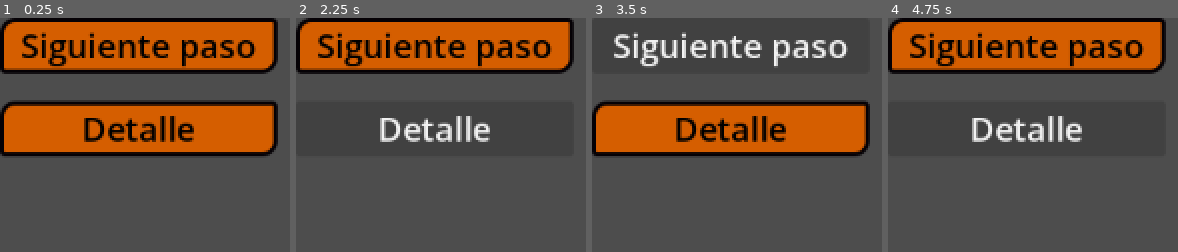
Above: before the commit, frames 1-4 (left to right).
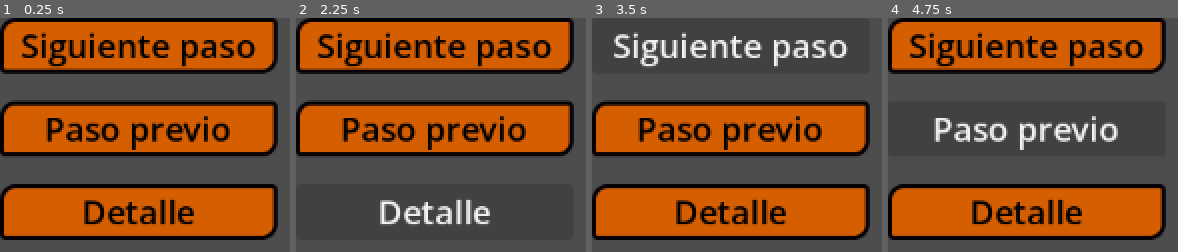
Above: after the commit, the same moments.

Repository: HectorAldao/visualizing_machine_learning
Game: Godot game, scene res://scenes/interface/panel_algorithm_dtree/panel_algorithm_dtree.tscn
Two runs of this game, one before a commit and one after it. Both use one fixed random seed, a clock stepped at 60 frames per second and the inputs below. This scene is started directly instead of the project's main scene.
Inputs (mouse positions are in pixels of both pictures, inside the frame that each line leads up to):
- Up to frame 1 (0.25 s): no input
- Up to frame 2 (2.25 s): click (435, 127) at 0.5 s, where only the run after the commit has a clickable "Paso previo"; click "Siguiente paso" at 1.25 s; click "Detalle" at 2 s
- Up to frame 3 (3.5 s): click "Siguiente paso" at 2.75 s
- Up to frame 4 (4.75 s): click "Detalle" at 3.5 s; click (1027, 127) at 4.25 s, where only the run after the commit has a clickable "Paso previo"

The runs differ from the first frame. In frame 1, 27% of the frame differs, in the area x 0-96%, y 41-95%; in frame 2, 25%; in frame 3, 27%; in frame 4, 27%.

Commit message:
feat: add prev button

Diff:
--- a/godot_project/scenes/controllers/controller_dtree/controller_dtree.gd
+++ b/godot_project/scenes/controllers/controller_dtree/controller_dtree.gd
@@ -129,21 +129,23 @@
 
 func _setup_automatic_mode() -> void:
 
-	print("algomode ")  #debug
 	# Add UI for automatic mode
 	panel_algorithm_dtree = preload(panel_algorithm_dtree_scene).instantiate()
 	view.add_child(panel_algorithm_dtree)
 	panel_algorithm_dtree.set_anchors_preset(Control.PRESET_TOP_LEFT)
 
 	next_step_button = panel_algorithm_dtree.get_node("VBoxContainer/NextButton")
+	previous_step_button = panel_algorithm_dtree.get_node("VBoxContainer/PrevButton")
 	detail_button = panel_algorithm_dtree.get_node("VBoxContainer/DetailButton")
 
 	next_step_button.pressed.connect(_on_step_button_pressed)
+	previous_step_button.pressed.connect(_on_previous_step_button_pressed)
 	if not SignalsObserver.dataset_selected.is_connected(_on_start_training_pressed):
 		SignalsObserver.dataset_selected.connect(_on_start_training_pressed)
 	detail_button.pressed.connect(_on_detail_button_pressed)
 
 	next_step_button.      visible = false
+	previous_step_button.  visible = false
 	detail_button.         visible = false
 
 	if algorithm:
@@ -169,17 +171,13 @@
 	data = datast
 	attributes = attrs
 
-	print("data:", data)  # debug
-	print("attributos:", attributes)  # debug
-
 	if algorithm:
 		var  list_of_diferences = data[0].keys().filter(func(element): return not attributes.has(element))
 		algorithm.label_column = list_of_diferences[0] #if not list_of_diferences.is_empty() else "class"  #debug
 		algorithm.start_training(data, attributes, dtree)
 
-		print("Training started!")
-
 		next_step_button.visible = true
+		previous_step_button.visible = true
 
 
 func _create_root_for_algorithm(attribute: String, label: String, is_leaf: bool, info_value: String) -> int:
--- a/godot_project/scenes/interface/panel_algorithm_dtree/panel_algorithm_dtree.tscn
+++ b/godot_project/scenes/interface/panel_algorithm_dtree/panel_algorithm_dtree.tscn
@@ -29,6 +29,10 @@
 layout_mode = 2
 text = "Siguiente paso"
 
+[node name="PrevButton" type="Button" parent="VBoxContainer" unique_id=1261133843]
+layout_mode = 2
+text = "Paso previo"
+
 [node name="DetailButton" type="Button" parent="VBoxContainer" unique_id=847161373]
 layout_mode = 2
 text = "Detalle"
